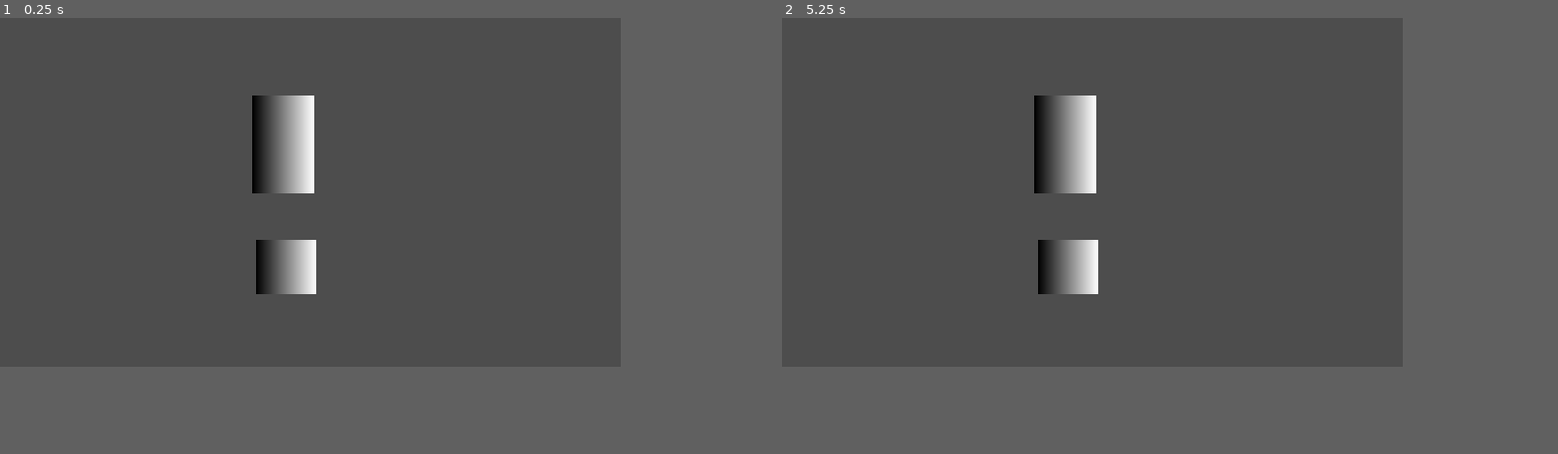
Above: before the commit, frames 1-2 (left to right).
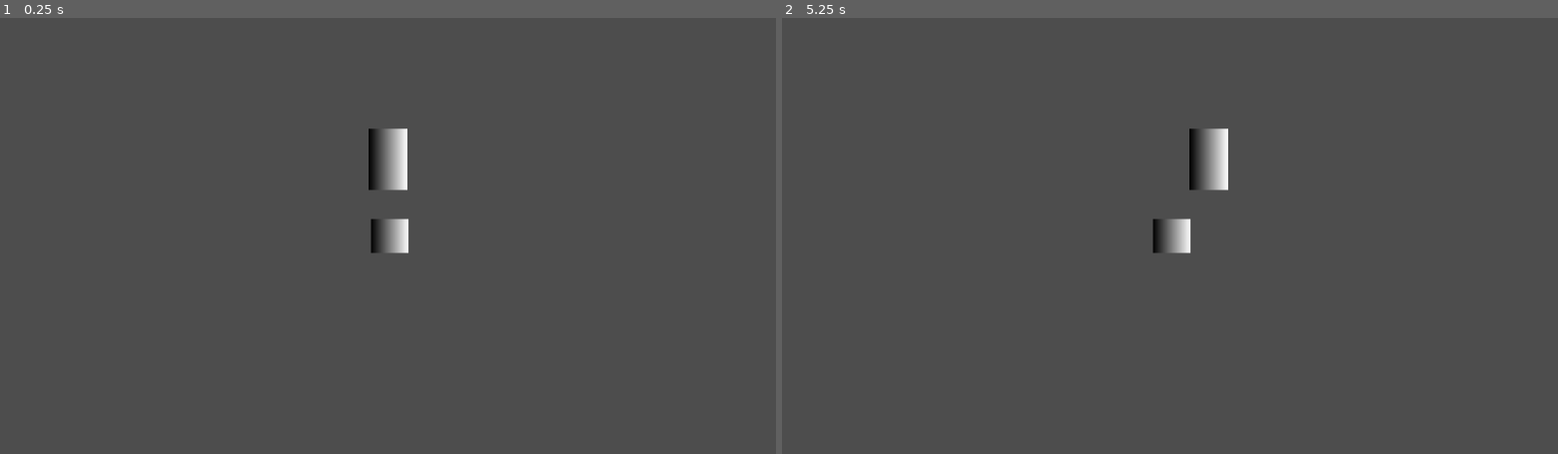
Above: after the commit, the same moments.

Repository: Sherlock-Shuang/gamejam_for_team_corn
Game: Godot game, scene res://Main.tscn
Two runs of this game, one before a commit and one after it. Both use one fixed random seed, a clock stepped at 60 frames per second and the inputs below.
Inputs (mouse positions are in pixels of both pictures, inside the frame that each line leads up to):
- Up to frame 1 (0.25 s): no input
- Up to frame 2 (5.25 s): tap Enter at 0.5, 2, 3.5 s; move the mouse to (1232, 174) at 0.52 s; click (1232, 174) at 0.67 s; tap Space at 1.25, 2.75, 4.25 s; drag from (968, 209) to (1061, 262) at 1.27 s; move the mouse to (1154, 113) at 2.02 s; click (1154, 113) at 2.17 s; drag from (1061, 262) to (906, 140) at 2.77 s; move the mouse to (1278, 244) at 3.52 s; click (1278, 244) at 3.67 s; drag from (906, 140) to (999, 105) at 4.27 s; move the mouse to (1123, 192) at 5.02 s; click (1123, 192) at 5.17 s
In our replay, the window is 640x360 before the commit and 800x450 after it. These sizes can differ from the game's own. Grey fills any space a smaller window leaves; there, only what the larger window draws over its background counts as a difference.

The runs differ from the first frame. In frame 1, 3.1% of the frame differs, in the area x 32-53%, y 17-64%; in frame 2, 3.1%.

Commit message:
加上了一些拖动逻辑

Diff:
--- a/Main.tscn
+++ b/Main.tscn
@@ -5,4 +5,3 @@
 [node name="Main" type="Node" unique_id=2125892693]
 
 [node name="tree" parent="." unique_id=850654834 instance=ExtResource("1_glv2v")]
-position = Vector2(292, 257)
--- a/project.godot
+++ b/project.godot
@@ -16,8 +16,9 @@
 
 [display]
 
-window/size/viewport_width=640
-window/size/viewport_height=360
+window/size/viewport_width=1280
+window/size/viewport_height=720
+window/size/borderless=true
 
 [gd_project]
 
--- a/scenes/actors/tree.tscn
+++ b/scenes/actors/tree.tscn
@@ -1,4 +1,6 @@
 [gd_scene format=3 uid="uid://cv43af0pxy81y"]
+
+[ext_resource type="Script" uid="uid://cd3xa3q7rk70p" path="res://scenes/actors/treehead.gd" id="1_mwoif"]
 
 [sub_resource type="RectangleShape2D" id="RectangleShape2D_3dh50"]
 size = Vector2(60, 60)
@@ -19,8 +21,7 @@
 
 [node name="tree" type="Node2D" unique_id=850654834]
 
-[node name="treeroot" type="RigidBody2D" parent="." unique_id=417502049]
-gravity_scale = 0.0
+[node name="treeroot" type="StaticBody2D" parent="." unique_id=365445988]
 
 [node name="CollisionShape2D" type="CollisionShape2D" parent="treeroot" unique_id=1608856074]
 shape = SubResource("RectangleShape2D_3dh50")
@@ -30,12 +31,22 @@
 scale = Vector2(0.2421875, 56)
 texture = SubResource("GradientTexture1D_mwoif")
 
-[node name="treehead" type="RigidBody2D" parent="." unique_id=623497244]
-gravity_scale = 0.0
-linear_damp = 1.5
+[node name="treehead" type="RigidBody2D" parent="." unique_id=623497244 node_paths=PackedStringArray("tree_root")]
+gravity_scale = 0.673
+can_sleep = false
+linear_damp = 0.5
+script = ExtResource("1_mwoif")
+tree_root = NodePath("../treeroot")
+max_drag_dist = 100.0
+grab_radius = 150.0
+spring_stiffness = null
+spring_damping = null
+bend_factor = null
+angular_stiffness = null
+angular_damping = null
 
 [node name="CollisionShape2D" type="CollisionShape2D" parent="treehead" unique_id=2046942878]
-position = Vector2(0, -130)
+position = Vector2(0, -126.5)
 shape = SubResource("CapsuleShape2D_mwoif")
 
 [node name="Sprite2D" type="Sprite2D" parent="treehead" unique_id=187168219]
@@ -43,9 +54,4 @@
 scale = Vector2(1, 1.578125)
 texture = SubResource("GradientTexture2D_6qoma")
 
-[node name="DampedSpringJoint2D" type="DampedSpringJoint2D" parent="." unique_id=953085573]
-position = Vector2(0, -75)
-node_a = NodePath("../treeroot")
-node_b = NodePath("../treehead")
-length = 43.0
-stiffness = 23.3
+[node name="Camera2D" type="Camera2D" parent="." unique_id=288142139]
--- /dev/null
+++ b/scenes/actors/treehead.gd
@@ -0,0 +1,79 @@
+extends RigidBody2D
+
+# ==========================================
+# 基础配置
+# ==========================================
+@export var tree_root: Node2D
+@export var max_drag_dist: float = 150.0
+@export var grab_radius: float = 120.0
+
+# ==========================================
+# 【神级手感参数】彻底抛弃物理关节，纯手写弹力！
+# ==========================================
+@export var spring_stiffness: float = 1500.0 # 弹簧刚度：越高，松手瞬间爆发的速度越狂暴！(推荐 1000~3000)
+@export var spring_damping: float = 15.0     # 弹簧阻尼：决定晃动几下停住。太低会鬼畜，太高像烂泥。(推荐 10~30)
+
+var is_dragging: bool = false
+
+func _ready() -> void:
+	# 强制禁止休眠，防止刚体“睡死”导致假死bug
+	can_sleep = false
+	print("[TreeHead] Ready! Custom Spring Physics Engaged!")
+	if not get_node_or_null("Sprite2D"):
+		print("[TreeHead] WARNING: Sprite2D not found!")
+
+func _input(event: InputEvent) -> void:
+	if event is InputEventMouseButton and event.button_index == MOUSE_BUTTON_LEFT:
+		var dist = global_position.distance_to(get_global_mouse_position())
+
+		if event.pressed:
+			if dist <= grab_radius:
+				is_dragging = true
+				print("[TreeHead] ✓ Drag START - 拉满弓弦！")
+				get_viewport().set_input_as_handled()
+		else:
+			if is_dragging:
+				is_dragging = false
+				print("[TreeHead] ✓ Drag END - 狂暴发射！")
+				get_viewport().set_input_as_handled()
+
+				# 💡 Juice 建议：在这里触发音效和微小的屏幕后坐力震动！
+
+func _integrate_forces(state: PhysicsDirectBodyState2D) -> void:
+	if not tree_root:
+		return
+
+	if is_dragging:
+		# --------------------------------------------------
+		# 状态 A：玩家拖拽中 (绝对控制)
+		# --------------------------------------------------
+		var mouse_pos = get_global_mouse_position()
+		var anchor_pos = tree_root.global_position
+
+		var delta_pos = mouse_pos - anchor_pos
+		var target_pos = anchor_pos
+
+		if delta_pos.length() > 0.001:
+			var clamped_delta = delta_pos.limit_length(max_drag_dist)
+			target_pos = anchor_pos + clamped_delta
+
+		# 直接接管位置，不参与物理碰撞乱飞
+		state.transform = Transform2D(state.transform.get_rotation(), target_pos)
+		state.linear_velocity = Vector2.ZERO
+		state.angular_velocity = 0.0
+
+	else:
+		# --------------------------------------------------
+		# 状态 B：松手回弹 (纯数学计算的完美弹簧)
+		# --------------------------------------------------
+		# 1. 计算位移向量 (偏离树根有多远)
+		var displacement = global_position - tree_root.global_position
+
+		# 2. 计算弹簧拉力：利用胡克定律公式
+		var spring_force = -spring_stiffness * displacement
+
+		# 3. 计算阻尼力：防止树干变成永动机一直鬼畜
+		var damping_force = -spring_damping * state.linear_velocity
+
+		# 4. 将合力狠狠地砸进刚体里！
+		state.apply_central_force(spring_force + damping_force)
Not shown, added: .arts/settings.json
Not shown, added: scenes/actors/treehead.gd.uid
